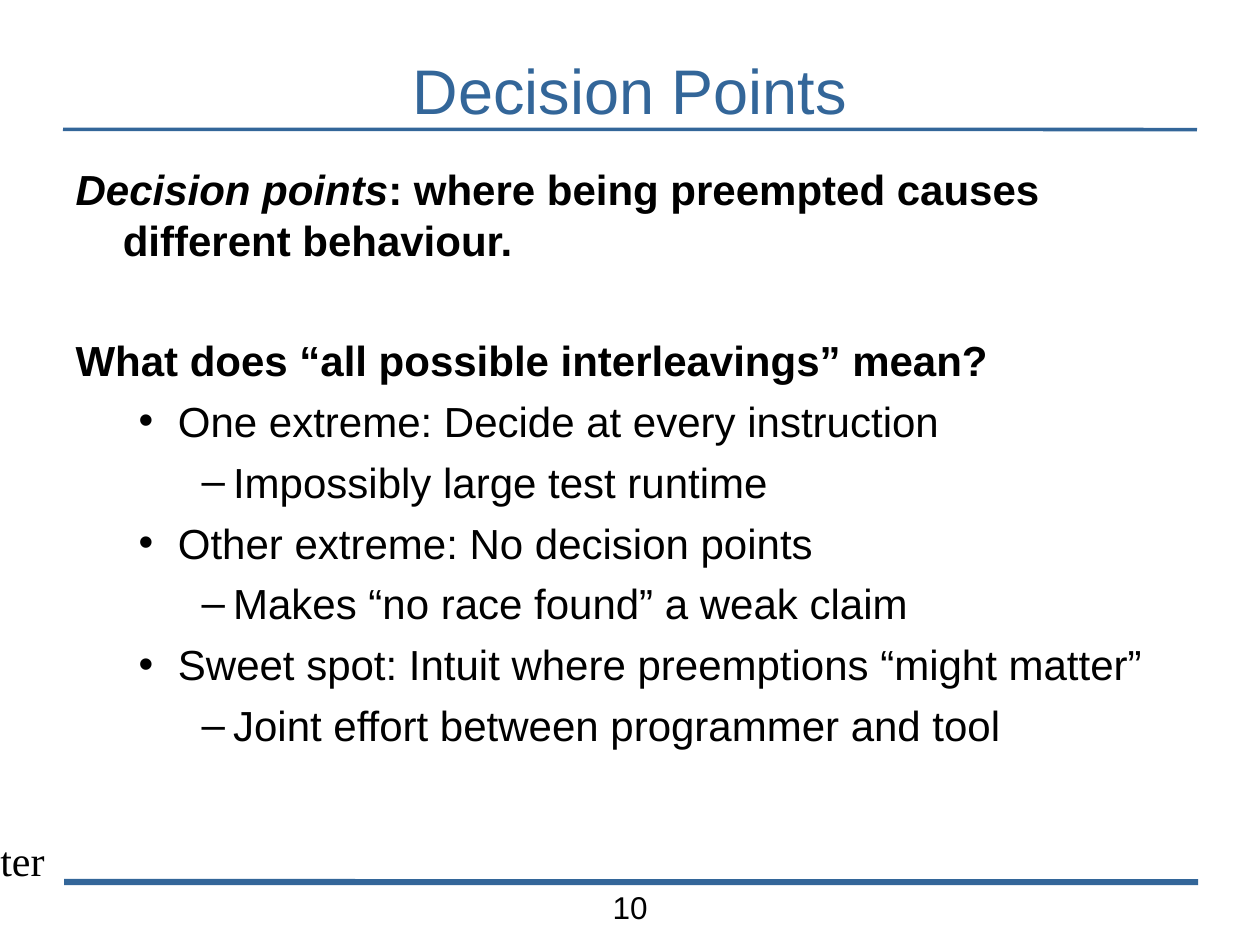
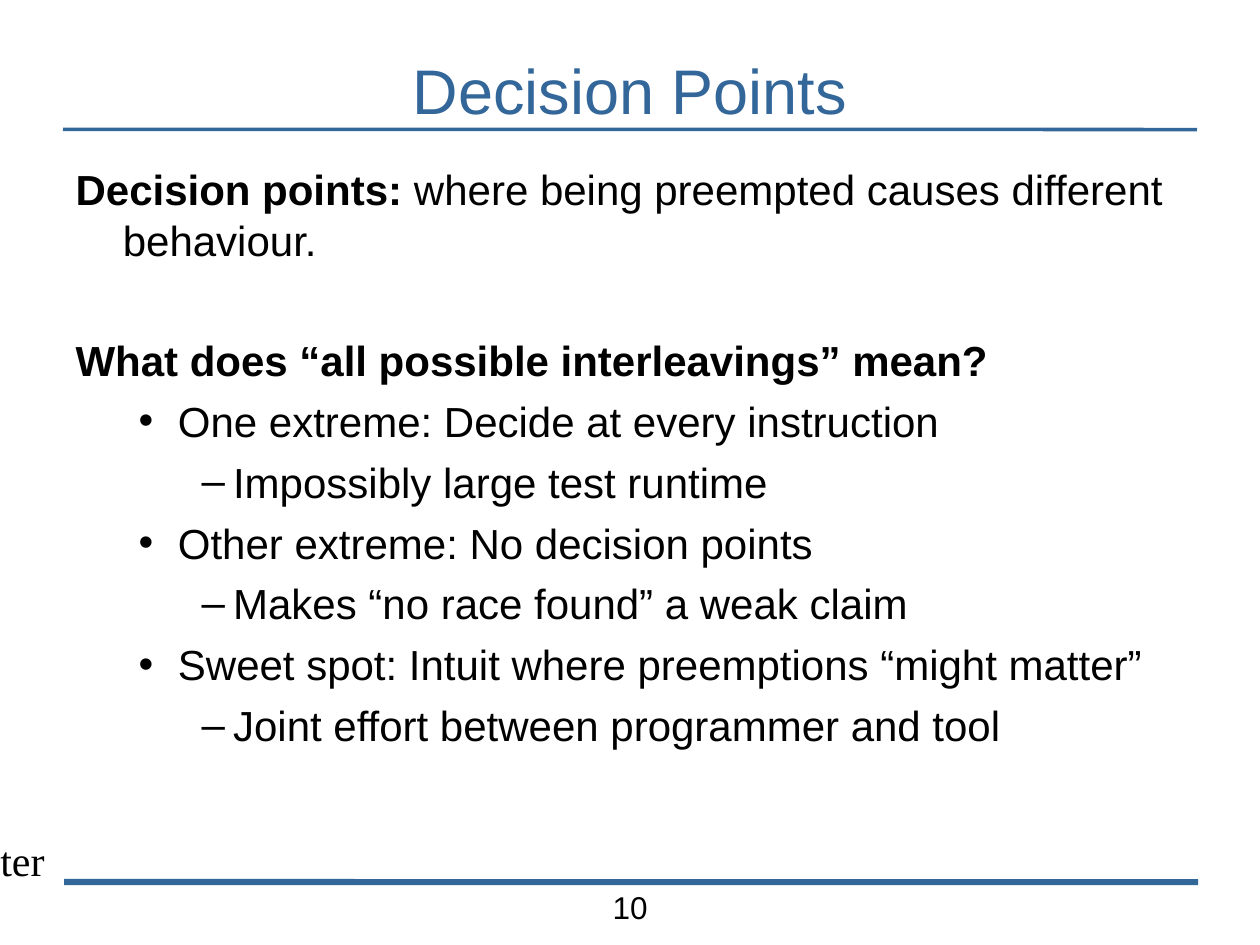
Before and after one commit to bblum/talks, a slide deck: slide 10 of pdl-retreat/pdl-talk.odp. Drawn at 1260x945 pixels with LibreOffice and Linux fonts; fonts in the diff are those of the drawing; background and template pictures are left out. Boxes give left, top, right and bottom in pixels: in the first picture for what was removed or moved away, otherwise in the second. Text is boxed around its words. In the diff, an @@ line names an element or a change of style, - is before the commit and + after.

```diff
--- a/pdl-retreat/pdl-talk.odp
+++ b/pdl-retreat/pdl-talk.odp
@@ text at [76, 174, 1163, 257]: bold off in "where being preempted causes different behaviour."; italic off in "Decision points:" @@
```
Also in this commit, not shown: 7 other slides changed, 1 slide added.
